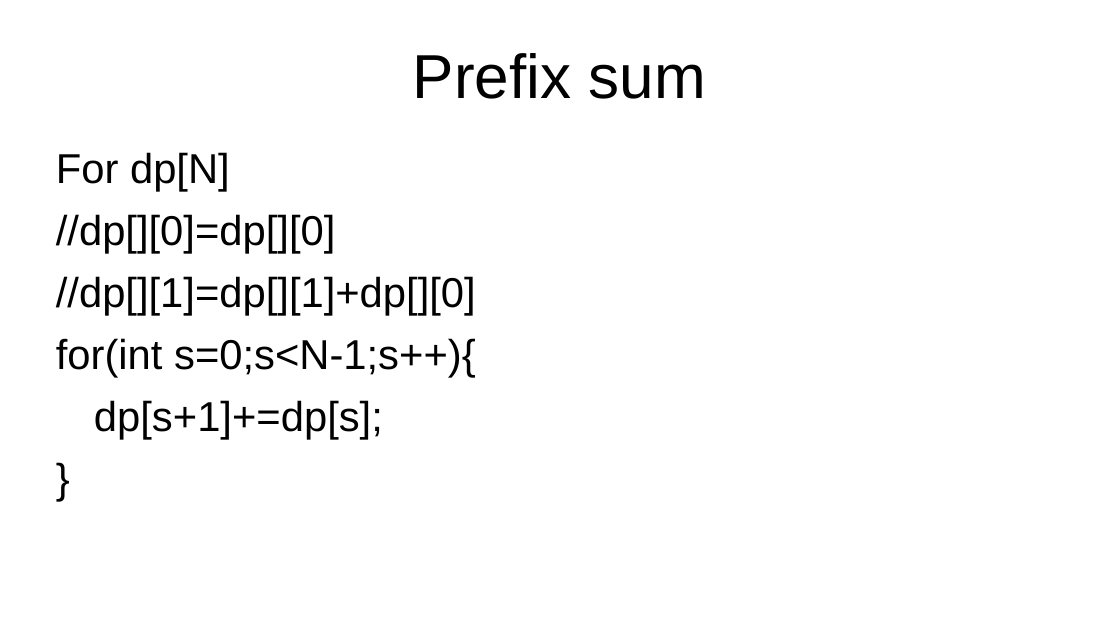
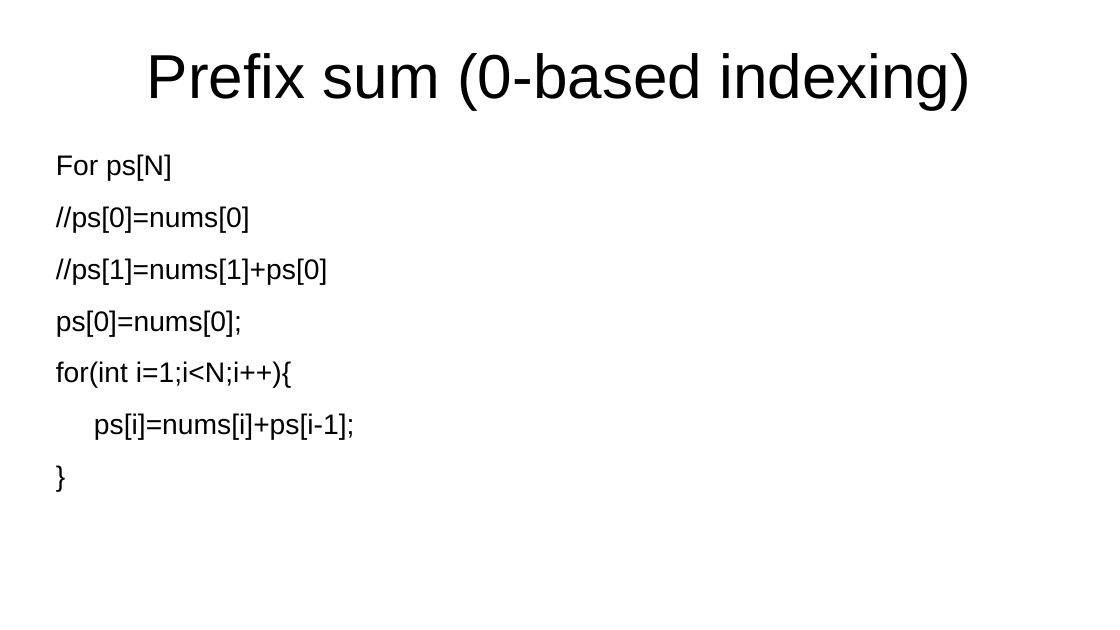
Before and after one commit to kindaichinisan/CompetitiveProgramming, a slide deck: slide 30 of MyCode/competitive_programming.ppt. Drawn at 1120x630 pixels with LibreOffice and Linux fonts; fonts in the diff are those of the drawing. Boxes give left, top, right and bottom in pixels: in the first picture for what was removed or moved away, otherwise in the second. Text is boxed around its words. In the diff, an @@ line names an element or a change of style, - is before the commit and + after.

```diff
--- a/MyCode/competitive_programming.ppt
+++ b/MyCode/competitive_programming.ppt
@@ title at (147,53,971,109): text changed @@
-Prefix sum
+Prefix sum (0-based indexing)
@@ text "For ps[N]" at (56,154,355,440): size 29.6 to 20 pt in "}"; line spacing 0.83 to 0.93 @@
@@ text at (56,154,355,440): text changed; size 29.6 to 20 pt @@
-For dp[N]
-//dp[][0]=dp[][0]
-//dp[][1]=dp[][1]+dp[][0]
-for(int s=0;s<N-1;s++){
-dp[s+1]+=dp[s];
+For ps[N]
+//ps[0]=nums[0]
+//ps[1]=nums[1]+ps[0]
+ps[0]=nums[0];
+for(int i=1;i<N;i++){
+ps[i]=nums[i]+ps[i-1];
```
Also in this commit, not shown: 6 other slides changed, 1 slide added, 2 other files.
